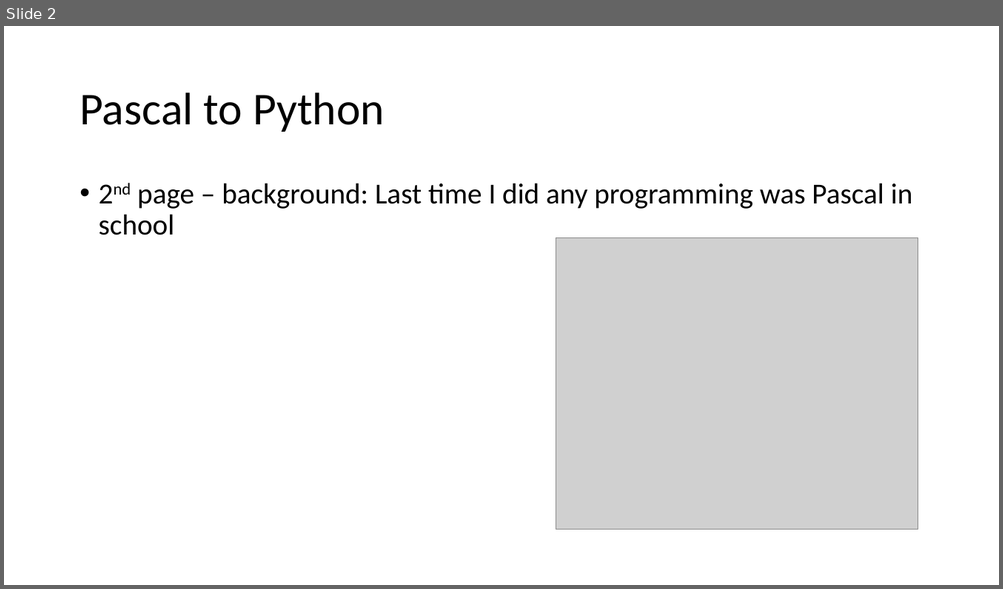
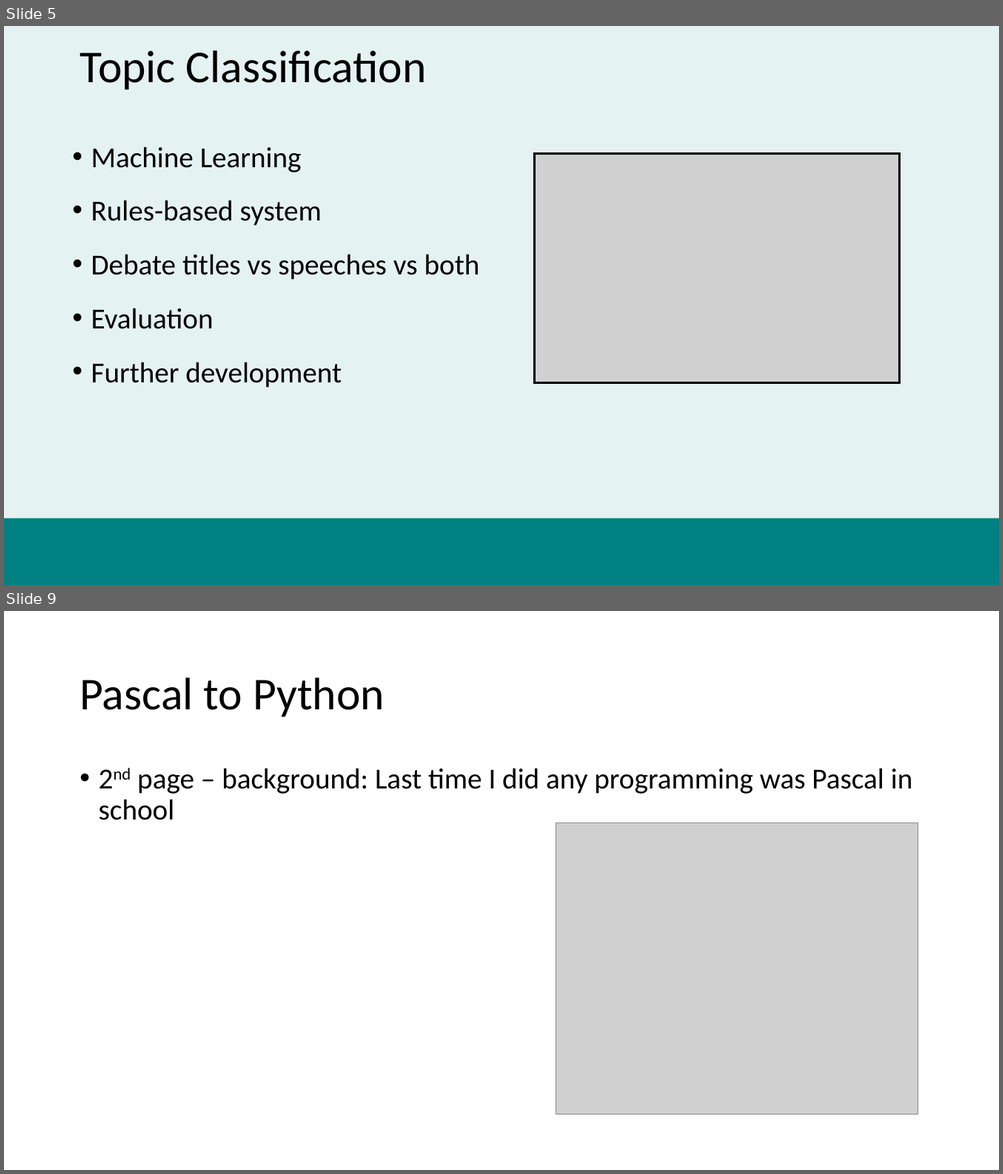
Before and after one commit to datasciencecampus/uk-parliament-stats, a slide deck: user-engagement/dsa-presentation.pptx. Shown one above the other, each under a label of ours: slide 2 before the commit, slides 5 and 9 after it; the slides between them are not shown. The pictures are 1003x589 and 1003x1174 pixels, drawn with LibreOffice and Linux fonts; fonts in the diff are those of the drawing; grey boxes stand for pictures; background and template pictures are left out. Boxes give left, top, right and bottom in pixels: in the first picture for what was removed or moved away, otherwise in the second. Text is boxed around its words. In the diff, an @@ line names an element or a change of style, - is before the commit and + after.

```diff
--- a/user-engagement/dsa-presentation.pptx
+++ b/user-engagement/dsa-presentation.pptx
@@ slide 5 added at box(4, 26, 999, 585), background #008080 at 10% opacity @@
@@ title added at box(79, 50, 427, 90), 44 pt, text #000000 @@
+Topic Classification
@@ text added at box(91, 147, 480, 388), 28 pt, text #000000 @@
+• Machine Learning
+• Rules-based system
+• Debate titles vs speeches vs both
+• Evaluation
+• Further development
@@ picture added at box(535, 154, 899, 383) @@
@@ rectangle added at box(535, 154, 899, 383), outline #000000 2.25 pt @@
@@ rectangle added at box(4, 518, 999, 585), fill #008080 @@
@@ what was slide 2 is now slide 9 @@
```
Also in this commit, not shown: 7 other slides added, 5 slides removed, 1 other file.
